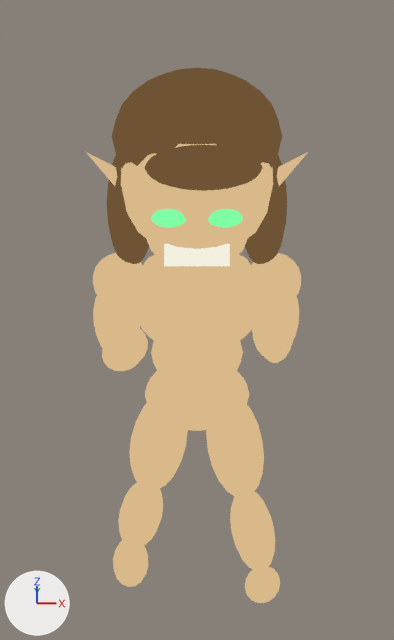
An edit to the Blender file Player/art/blender/player_model.blend, drawn before and after from the same camera.
Both versions are drawn from the file's camera 'Cam'. Arrows for +X, +Y and +Z are at lower left; the lights stay in place. The first picture is the older version.

Script lines for the objects in view, before the commit:
```python
ob_deltl = bpy.data.objects.new('DeltL', me_sphere_017)
ob_deltl.parent = ob_shoulderl
ob_deltl.location = (0.015, 0.0, 0.0)
ob_deltl.scale = (0.085, 0.085, 0.085)
ob_fringe = bpy.data.objects.new('Fringe', me_sphere_016)
ob_fringe.parent = ob_head
ob_fringe.location = (0.02, -0.18, 0.41)
ob_fringe.scale = (0.18, 0.07, 0.07)
ob_haircap = bpy.data.objects.new('HairCap', me_sphere_012)
ob_haircap.parent = ob_head
ob_haircap.location = (0.0, 0.06, 0.37)
ob_haircap.scale = (0.26, 0.23, 0.2)
ob_hairside1 = bpy.data.objects.new('HairSide1', me_sphere_014)
ob_hairside1.parent = ob_head
ob_hairside1.location = (0.2, 0.04, 0.14)
ob_hairside1.scale = (0.075, 0.11, 0.22)
ob_hairside_1 = bpy.data.objects.new('HairSide-1', me_sphere_015)
ob_hairside_1.parent = ob_head
ob_hairside_1.location = (-0.2, 0.04, 0.14)
ob_hairside_1.scale = (0.075, 0.11, 0.22)
ob_shinr = bpy.data.objects.new('ShinR', me_sphere_029)
ob_shinr.parent = ob_kneer
ob_shinr.location = (0.0, 0.0, -0.125)
ob_shinr.scale = (0.065, 0.06, 0.145)
# also in view: 'PecR' at (-0.08, -0.101, 0.933); 'FootL' at (0.199, -0.132, 0.014); 'ShinL' at (0.17, -0.086, 0.178); 'EyeL' at (0.085, -0.269, 1.351); 'HandL' at (0.248, -0.166, 1.071)
```
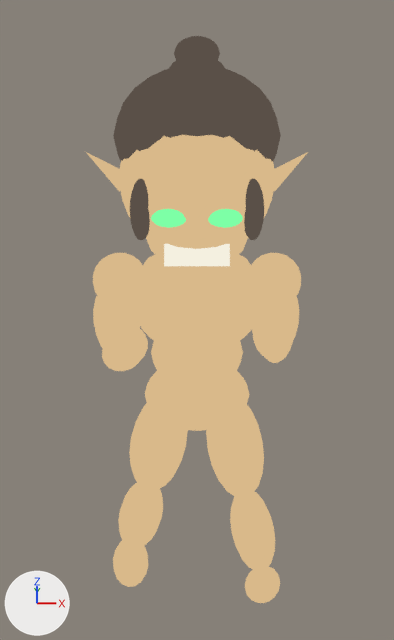
Where the newer file only moved an object's origin or applied its transform, the numbers keep the older frame.

Patch to the scene script:
```diff
--- a/Player/art/blender/player_model.blend.py
+++ b/Player/art/blender/player_model.blend.py
@@ mat_hair @@
 n0 = _N.new('ShaderNodeValToRGB'); n0.name = 'Color Ramp'
 while len(n0.color_ramp.elements) > 1: n0.color_ramp.elements.remove(n0.color_ramp.elements[-1])
-n0.color_ramp.elements[0].position = 0.0; n0.color_ramp.elements[0].color = (0.0137, 0.00802, 0.00518, 1.0)
-_e = n0.color_ramp.elements.new(0.06); _e.color = (0.0467, 0.0273, 0.013, 1.0)
-_e = n0.color_ramp.elements.new(0.55); _e.color = (0.156, 0.0887, 0.0343, 1.0)
+n0.color_ramp.elements[0].position = 0.0; n0.color_ramp.elements[0].color = (0.00857, 0.007, 0.00605, 1.0)
+_e = n0.color_ramp.elements.new(0.06); _e.color = (0.0273, 0.0222, 0.0185, 1.0)
+_e = n0.color_ramp.elements.new(0.55); _e.color = (0.102, 0.0802, 0.0648, 1.0)
 n0.inputs[0].default_value = 0.7  # 'Factor'
@@ me_sphere_012 @@
 # used by ob_haircap; parent = ob_head; location = (0.0, 0.06, 0.37); scale = (0.26, 0.23, 0.2)
-me_sphere_012.from_pydata(...)  # 146 vertices, 160 faces; spans x -1.0..1.0, y -1.0..1.0, z -1.0..1.0
+me_sphere_012.from_pydata(...)  # 146 vertices, 160 faces; spans x -0.98..0.98, y -0.96..1.13, z -1.1..1.0
+# me_sphere_012 part 1: 146 vertices removed from x -1.0..1.0, y -1.0..1.0, z -1.0..1.0; 146 vertices added at x -0.98..0.98, y -0.96..1.13, z -1.1..1.0, forming a UV sphere (16 segments, 10 rings, poles along z)
 me_sphere_012.materials.append(mat_hair)
@@ me_sphere_017 @@
 me_sphere_017.from_pydata(...)  # 146 vertices, 160 faces; spans x -1.0..1.0, y -1.0..1.0, z -1.0..1.0
-me_sphere_017.materials.append(mat_skin)
+me_sphere_017.materials.append(mat_hair)
@@ ob_hairside1 @@
-ob_hairside1 = bpy.data.objects.new('HairSide1', me_sphere_014)
@@ ob_hairside_1 @@
-ob_hairside_1 = bpy.data.objects.new('HairSide-1', me_sphere_015)
@@ ob_fringe @@
-ob_fringe = bpy.data.objects.new('Fringe', me_sphere_016)
@@ ob_strand_1 @@
+ob_strand_1 = bpy.data.objects.new('Strand-1', me_sphere_017)
+ob_strand_1.parent = ob_head
+ob_strand_1.location = (-0.17, -0.15, 0.24)
+ob_strand_1.scale = (0.035, 0.035, 0.11)
@@ ob_strand1 @@
+ob_strand1 = bpy.data.objects.new('Strand1', me_sphere_016_1)  # a UV sphere (16 segments, 10 rings, poles along z) spanning x -1.0..1.0, y -1.0..1.0, z -1.0..1.0
+ob_strand1.parent = ob_head
+ob_strand1.location = (0.17, -0.15, 0.24)
+ob_strand1.scale = (0.035, 0.035, 0.11)
@@ ob_buntuft @@
+ob_buntuft = bpy.data.objects.new('BunTuft', me_sphere_015_1)  # a UV sphere (16 segments, 10 rings, poles along z) spanning x -1.0..1.0, y -1.0..1.0, z -1.0..1.0
+ob_buntuft.parent = ob_head
+ob_buntuft.location = (0.0, 0.31, 0.51)
+ob_buntuft.scale = (0.07, 0.06, 0.05)
@@ ob_bun @@
+ob_bun = bpy.data.objects.new('Bun', me_sphere_014_1)  # a UV sphere (16 segments, 10 rings, poles along z) spanning x -1.0..1.0, y -1.0..1.0, z -1.0..1.0
+ob_bun.parent = ob_head
+ob_bun.location = (0.0, 0.25, 0.44)
+ob_bun.scale = (0.1, 0.1, 0.09)
```

Changed parts and their boxes (x1, y1, x2, y2) in the pictures (394 x 640 px):
'HairCap', recoloured, reshaped
    before: (112, 68, 282, 168)
    after: (113, 64, 281, 161)
'Fringe', deleted (brown)
    before: (145, 145, 263, 191)
'HairSide1', deleted (brown)
    before: (245, 155, 287, 264)
'HairSide-1', deleted (brown)
    before: (107, 155, 149, 264)
'Strand1', added (brown)
    after: (244, 179, 264, 240)
'Strand-1', added (brown)
    after: (130, 179, 150, 240)
'BunTuft', added (brown)
    after: (174, 36, 220, 60)
'Bun', added
    after: (169, 58, 225, 68)
